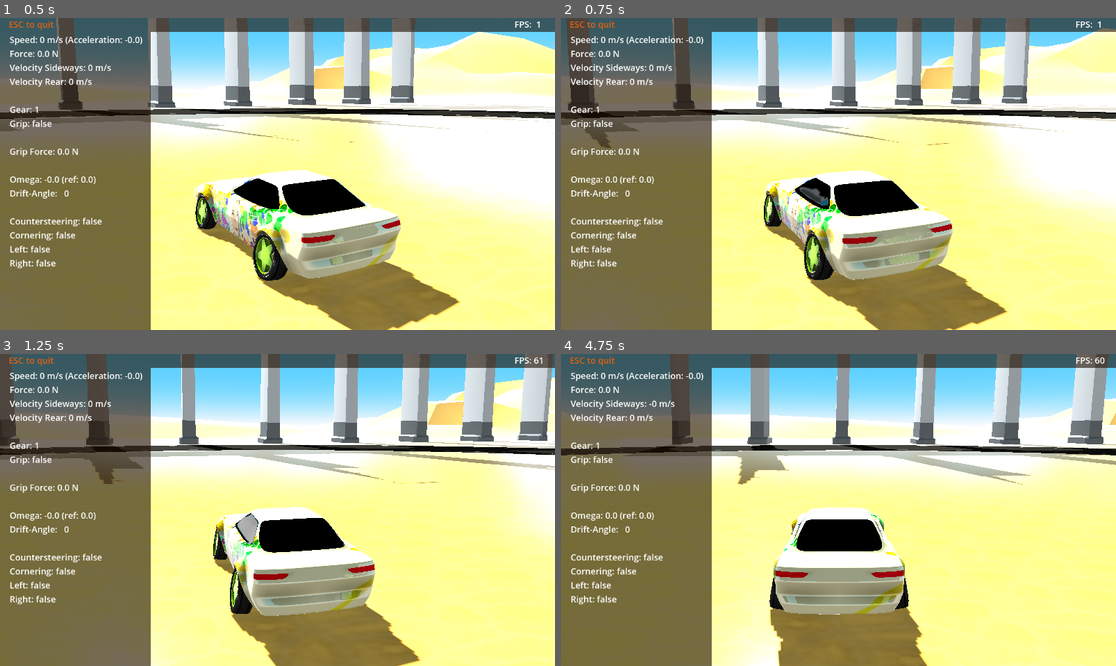
Above: before the commit, frames 1-4 (two rows, left to right).
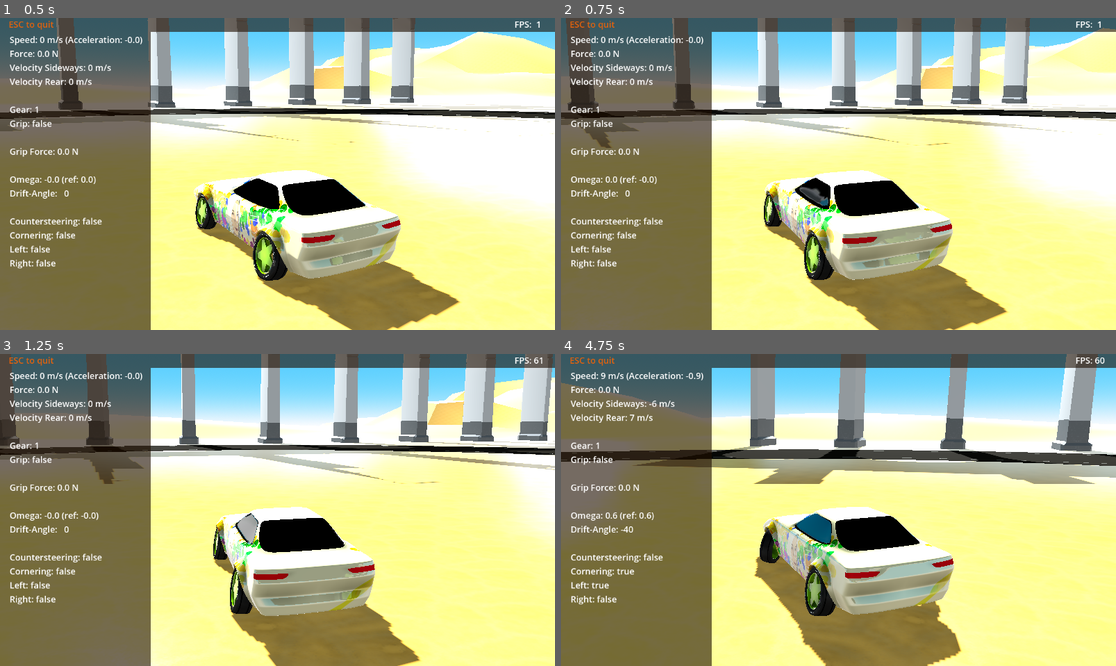
Above: after the commit, the same moments.

Repository: tomaga-dev/DriftCarG4
Game: Godot game, scene res://Scenes/Start.tscn
The game is run twice, just before and just after one commit, with the same random seed, the same clock (stepped at 60 frames per second) and the same inputs.
Inputs:
- Up to frame 1 (0.5 s): no input
- Up to frame 2 (0.75 s): hold Right (controller_right) from 0.53 s (still down)
- Up to frame 3 (1.25 s): keep holding Right (controller_right)
- Up to frame 4 (4.75 s): release Right (controller_right) at 1.28 s; hold Down (controller_brake) 1.28-2.03 s; hold Right (controller_right) 2.03-2.78 s; hold Up (controller_accelerate) 2.78-3.53 s; hold Left (controller_left) from 3.53 s (still down)

Frame 1 is identical in both runs. In frame 2, less than 0.1% of the frame differs, in the area x 14-18%, y 50-54%; in frame 3, less than 0.1%; in frame 4, 34%, in the area x 0-100%, y 0-100%.

Commit message:
Motor sound update
There have been several problems with the motor sound.
The signal was sent to a regular node instead of a Node3D - because of
that the position of the sound was incorrect. This has been corrected
and while doing that I thought a signal might not be necessary in this
case and the sound is computed right here.

Diff:
--- a/Drift Car/Scenes/VehicleController/VehicleController.gd
+++ b/Drift Car/Scenes/VehicleController/VehicleController.gd
@@ -2,12 +2,13 @@
 
 class_name VehicleController
 
-signal query_driver(driver)
-signal update_motor_sound(vehicle_controller)
-
+signal query_driver(car_of_driver: VehicleController, rev_normalized: float)
+
+@export var rev_min: float = 1
+@export var rev_multiplier: float = 5 # Higher values result in higher revs.
+@export var shift_time: int = 20
 @export var force_curve: Curve
 @export var vmax_wheel_spin: float = 6
-@export var shift_time: int = 20
 @export var omega_curve: Curve
 @export var omega_max: float = 0.6
 @export var omega_max_drift: float = 1.2
@@ -25,7 +26,9 @@
 @onready var fr: WheelController = get_node("FR")
 @onready var rl: WheelController = get_node("RL")
 @onready var rr: WheelController = get_node("RR")
-
+@onready var sound_emitter: SoundEmitter = get_node("SoundEmitter")
+
+var motor = Motor.new()
 var driver = Driver.new()
 var gearbox = GearBox.new()
 var vehicle_state = VehicleState.new()
@@ -46,7 +49,8 @@
 var is_cornering: bool
 var is_cornering_left: bool
 var is_cornering_right: bool
-
+var rev_normalized: float
+var rev: float
 
 func _ready():
 	var weight: float = mass * ProjectSettings.get_setting("physics/3d/default_gravity")
@@ -66,8 +70,10 @@
 	var vehicle_velocity_magnitude: float = linear_velocity.length()
 	var vehicle_rotation = Quaternion(transform.basis)
 	on_ground = update_suspension(delta, vehicle_rotation)
-	emit_signal("update_motor_sound", self)
-	emit_signal("query_driver", driver)
+	rev_normalized = motor.update_state(self)
+	rev = rev_normalized * rev_multiplier
+	sound_emitter.update_motor_sound(self)
+	emit_signal("query_driver", self, rev_normalized)
 	if !on_ground:
 		has_grip = false
 		grip_force = steering_controller.reset()
@@ -288,6 +294,52 @@
 	contact_rear = rr.add_spring_force(delta, self, vehicle_rotation) && contact_rear
 	return contact_front && contact_rear
 
+class Motor:
+	var on: float = 0
+	var off: float = 0
+	var time_start: int = Time.get_ticks_msec()
+	var time_now: int
+	var time_diff: int = 52 # milliseconds
+	var speed_now: float = 0
+	var speed_delta: float = 0.5
+
+	func update_state(car: VehicleController) -> float:
+		var cut_off: bool
+		var vmax: float = car.gearbox.get_vmax()
+		var v_cut_off: float = vmax * 0.97
+		var speed: float = car.linear_velocity.length()
+		var rev_normalized: float = get_rev_from_speed(speed, vmax)
+		time_now = Time.get_ticks_msec()
+		if time_now >= time_start + 2 * time_diff:
+			time_start = time_now
+		if time_now >= time_start + time_diff:
+			cut_off = true
+		else:
+			cut_off = false
+		set_volume(car, speed, v_cut_off, cut_off, rev_normalized)
+		return rev_normalized
+
+	func set_volume(car: VehicleController, speed: float, v_cut_off: float, cut_off: bool, rev_normalized: float):
+		if car.gearbox.gear_changing:
+			on = -40
+			off = -20
+		else: if !car.on_ground:
+			on = -40
+			off = -20
+		else: if car.driver.did_accelerate:
+			if speed > v_cut_off && cut_off:
+				on = -40
+			else:
+				on = -3
+			off = -40
+		else:
+			on = -40
+			off = -20 * rev_normalized
+
+	func get_rev_from_speed(speed: float, vmax: float) -> float:
+		var rev_normalized: float = speed / vmax
+		return rev_normalized
+
 class GearBox:
 	var gear_shift_time: int
 	var gear_max: int
